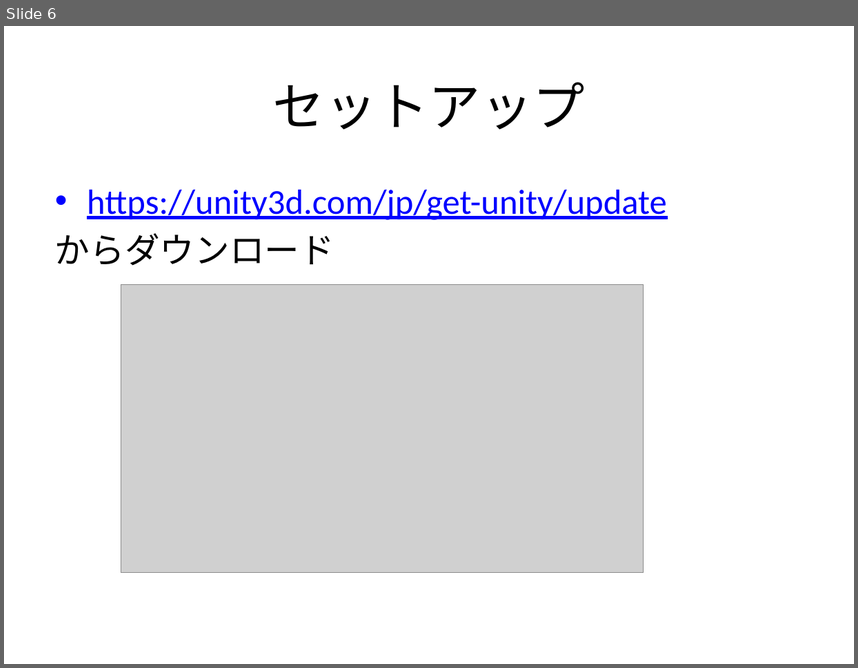
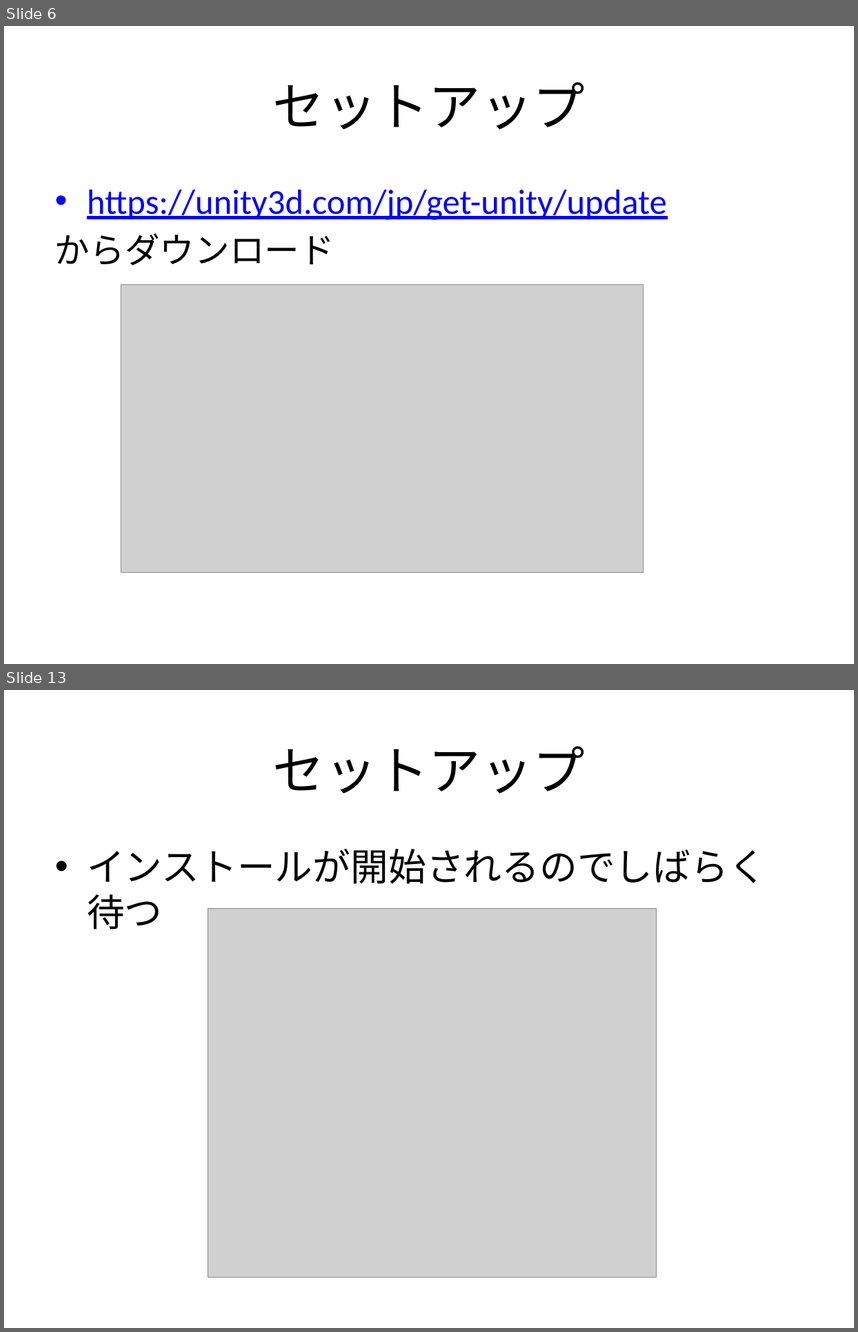
Before and after one commit to orochitungus/madoka_BAW, a slide deck: 講座資料/ゲーム開発講座２.pptx. Shown one above the other, each under a label of ours: slide 6 before the commit, slides 6 and 13 after it; the slides between them are not shown. The pictures are 858x668 and 858x1332 pixels, drawn with LibreOffice and Linux fonts; fonts in the diff are those of the drawing; grey boxes stand for pictures. Boxes give left, top, right and bottom in pixels: in the first picture for what was removed or moved away, otherwise in the second. Text is boxed around its words. In the diff, an @@ line names an element or a change of style, - is before the commit and + after.

Commit message:
資料2をアップ

```diff
--- a/講座資料/ゲーム開発講座２.pptx
+++ b/講座資料/ゲーム開発講座２.pptx
@@ slide 13 added at (x1=4, y1=690, x2=854, y2=1328), background #FFFFFF @@
@@ title added at (x1=273, y1=746, x2=585, y2=793), 44 pt, text #000000 @@
+セットアップ
@@ text added at (x1=87, y1=848, x2=766, y2=884), 32 pt, text #000000 @@
+• インストールが開始されるのでしばらく待つ
@@ picture added at (x1=208, y1=909, x2=657, y2=1276) @@
```
Also in this commit, not shown: 1 slide changed, 14 other slides added.
